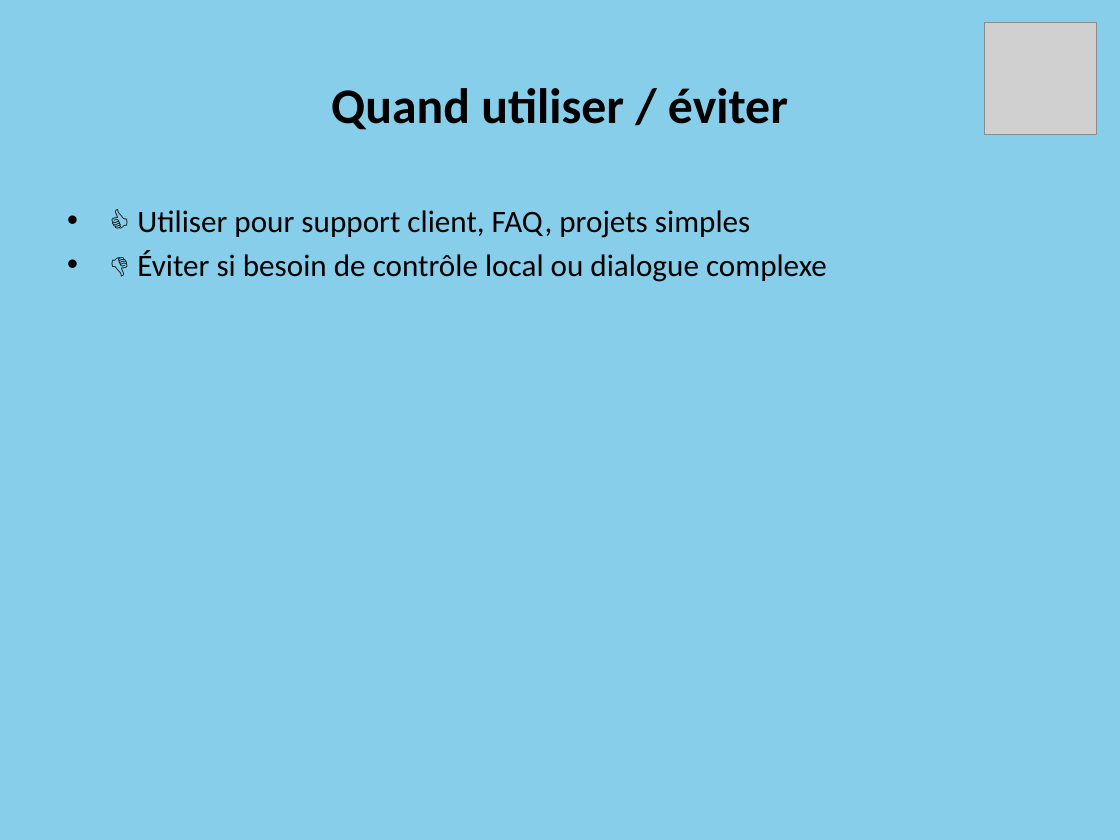
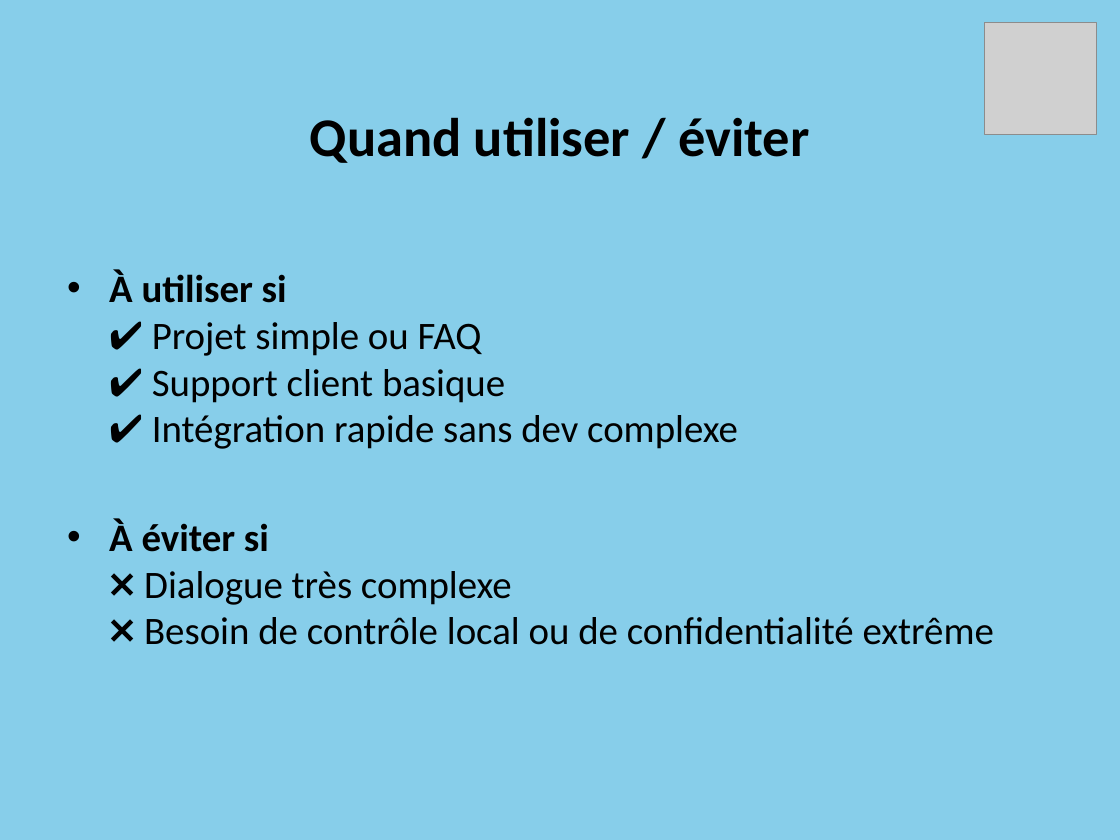
Before and after one commit to Projet-CLD/Google_Dialogflow, a slide deck: slide 11 of Dialogflow_Presentation.pptx (slide 9 before the commit). Drawn at 1120x840 pixels with LibreOffice and Linux fonts; fonts in the diff are those of the drawing; grey boxes stand for pictures. Boxes give left, top, right and bottom in pixels: in the first picture for what was removed or moved away, otherwise in the second. Text is boxed around its words. In the diff, an @@ line names an element or a change of style, - is before the commit and + after.

```diff
--- a/Dialogflow_Presentation.pptx
+++ b/Dialogflow_Presentation.pptx
@@ title "Quand utiliser / éviter" moved from (x1=331, y1=88, x2=788, y2=130) to (x1=310, y1=117, x2=809, y2=163) @@
@@ title "Quand utiliser / éviter" at (x1=310, y1=117, x2=809, y2=163): size 32 to 35 pt @@
@@ text at (x1=109, y1=270, x2=994, y2=645): text changed; size 20 to 25 pt @@
-• 👍 Utiliser pour support client, FAQ, projets simples
-• 👎 Éviter si besoin de contrôle local ou dialogue complexe
+• À utiliser si
+  ✔️ Projet simple ou FAQ
+  ✔️ Support client basique
+  ✔️ Intégration rapide sans dev complexe
+• À éviter si
+  ❌ Dialogue très complexe
+  ❌ Besoin de contrôle local ou de confidentialité extrême
```
Also in this commit, not shown: 6 other slides changed, 5 slides added, 2 slides removed.
